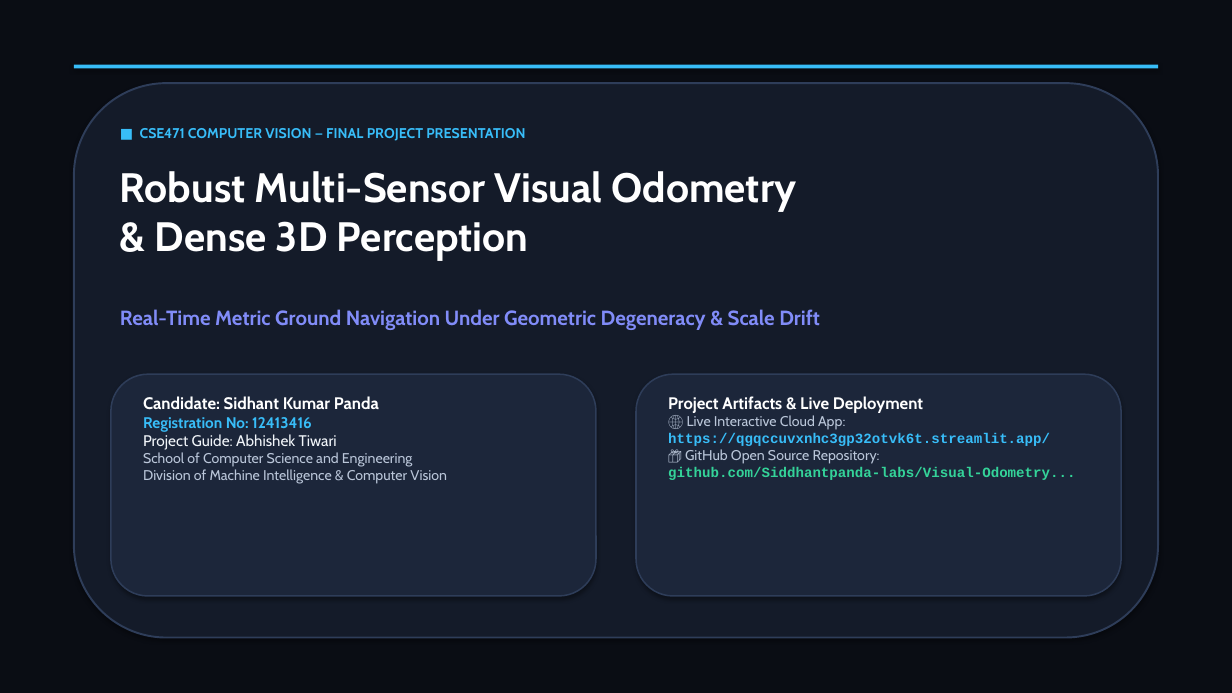
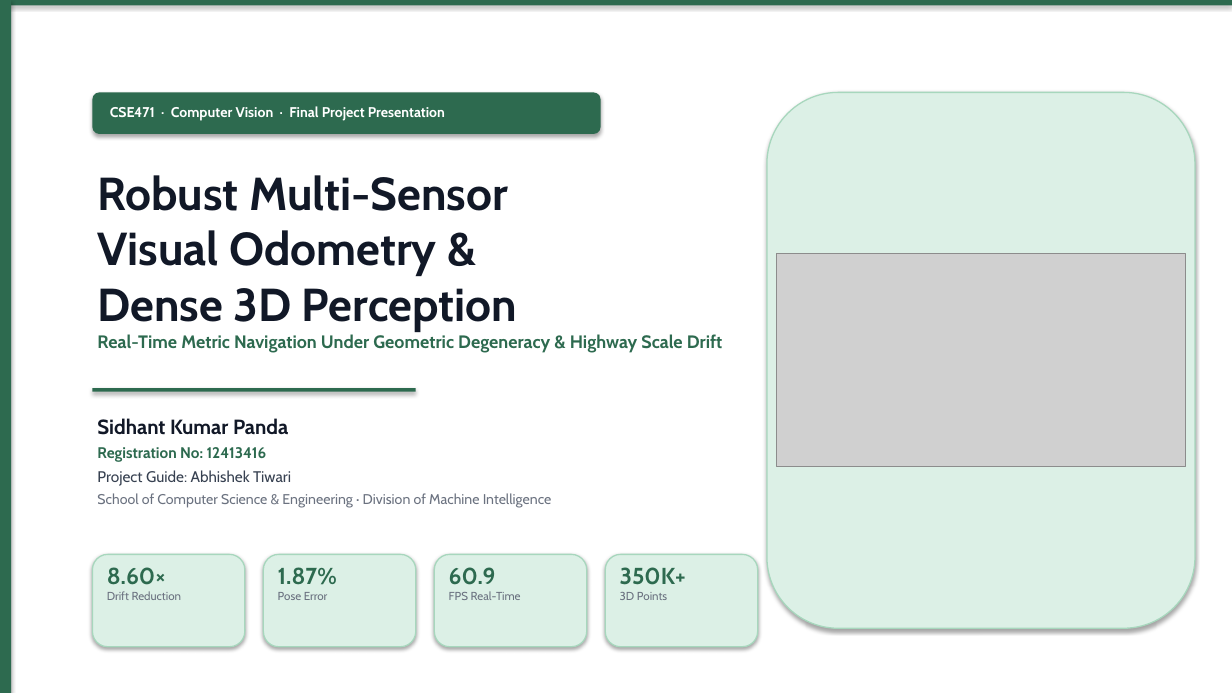
Before and after one commit to Siddhantpanda-labs/Visual-Odometry-and-Dense-3D-Perception-, a slide deck: slide 1 of docs/Visual_Odometry_Project_Presentation.pptx. Drawn at 1232x693 pixels with LibreOffice and Linux fonts; fonts in the diff are those of the drawing; grey boxes stand for pictures. Boxes give left, top, right and bottom in pixels: in the first picture for what was removed or moved away, otherwise in the second. Text is boxed around its words. In the diff, an @@ line names an element or a change of style, - is before the commit and + after.

Commit message:
Update presentation with expanded high-res figures and mathematical formula formatting

```diff
--- a/docs/Visual_Odometry_Project_Presentation.pptx
+++ b/docs/Visual_Odometry_Project_Presentation.pptx
@@ rectangle at <box>0,0,1232,693</box>: fill #0A0D14 to #FFFFFF @@
@@ rectangle: place and size @@
-rectangle at <box>74,65,1158,68</box>
+rectangle at <box>0,0,1232,6</box>
@@ rectangle at <box>0,0,1232,6</box>: fill #38BDF8 to #2D6A4F @@
@@ rectangle added at <box>0,0,11,693</box>, fill #2D6A4F @@
@@ rounded rectangle removed at <box>74,83,1158,638</box> @@
@@ rounded rectangle "CSE471 · Computer Vision · ...": place and size @@
-rounded rectangle "CSE471 · Computer Vision · ..." at <box>140,128,525,141</box>
+rounded rectangle "CSE471 · Computer Vision · ..." at <box>92,92,601,134</box>
@@ rounded rectangle "CSE471 · Computer Vision · ..." at <box>92,92,601,134</box>: vertical alignment top to middle; fill none to #2D6A4F; shadow on @@
@@ text in rounded rectangle at <box>110,106,445,121</box>: text changed; text colour #38BDF8 to #FFFFFF @@
-■ CSE471 COMPUTER VISION — FINAL PROJECT PRESENTATION
+CSE471 · Computer Vision · Final Project Presentation
@@ rounded rectangle added at <box>767,92,1195,628</box>, fill #DCF0E6, outline #A7D7BD 1 pt @@
@@ text "Robust Multi-Sensor Visual Odometry & ...": place and size @@
-text "Robust Multi-Sensor Visual Odometry & ..." at <box>120,171,797,261</box>
+text "Robust Multi-Sensor Visual Odometry & ..." at <box>97,175,517,332</box>
@@ text "Robust Multi-Sensor Visual Odometry & ..." at <box>97,175,517,332</box>: size 32 to 36 pt, text colour #FFFFFF to #111827 @@
@@ picture added at <box>776,254,1186,468</box> @@
@@ text at <box>97,334,723,353</box>: text changed; size 16 to 14 pt; text colour #818CF8 to #2D6A4F @@
-Real-Time Metric Ground Navigation Under Geometric Degeneracy & Scale Drift
+Real-Time Metric Navigation Under Geometric Degeneracy & Highway Scale Drift
@@ rectangle added at <box>92,388,416,392</box>, fill #2D6A4F @@
@@ rounded rectangle removed at <box>111,374,596,596</box> @@
@@ text "Sidhant Kumar Panda": place and size @@
-text "Sidhant Kumar Panda" at <box>143,396,447,484</box>
+text "Sidhant Kumar Panda" at <box>97,418,552,508</box>
@@ text at <box>97,418,288,435</box>: text changed; size 13 to 16 pt; text colour #FFFFFF to #111827 @@
-Candidate: Sidhant Kumar Panda
+Sidhant Kumar Panda
@@ text removed at <box>668,396,1075,480</box> @@
-Project Artifacts & Live Deployment
-🌐 Live Interactive Cloud App:
-https://qgqccuvxnhc3gp32otvk6t.streamlit.app/
-📦 GitHub Open Source Repository:
-github.com/Siddhantpanda-labs/Visual-Odometry...
@@ text at <box>97,447,291,486</box>: text colour #38BDF8 to #2D6A4F in "Registration No: 12413416"; text colour #F1F5F9 to #374151 in "Project Guide: Abhishek Tiwari"; more space between paragraphs @@
@@ text at <box>97,493,552,508</box>: text changed; text colour #BAC6D9 to #6B7280 @@
-School of Computer Science and Engineering
-Division of Machine Intelligence & Computer Vision
+School of Computer Science & Engineering · Division of Machine Intelligence
@@ rounded rectangle: place and size @@
-rounded rectangle at <box>636,374,1121,596</box>
+rounded rectangle at <box>92,555,245,647</box>
@@ rounded rectangle at <box>92,555,245,647</box>: fill #1C263A to #DCF0E6; outline #2E3D59 1.2 pt to #A7D7BD 1 pt @@
@@ text added at <box>107,567,182,600</box>, 9 pt, text #6B7280 @@
+8.60×
+Drift Reduction
@@ rounded rectangle added at <box>263,555,416,647</box>, fill #DCF0E6, outline #A7D7BD 1 pt @@
@@ text added at <box>278,567,337,600</box>, 9 pt, text #6B7280 @@
+1.87%
+Pose Error
@@ rounded rectangle added at <box>434,555,587,647</box>, fill #DCF0E6, outline #A7D7BD 1 pt @@
@@ text added at <box>449,567,521,600</box>, 9 pt, text #6B7280 @@
+60.9
+FPS Real-Time
@@ rounded rectangle added at <box>605,555,758,647</box>, fill #DCF0E6, outline #A7D7BD 1 pt @@
@@ text added at <box>620,567,686,600</box>, 9 pt, text #6B7280 @@
+350K+
+3D Points
```
Also in this commit, not shown: 8 other slides changed, 5 other files.
